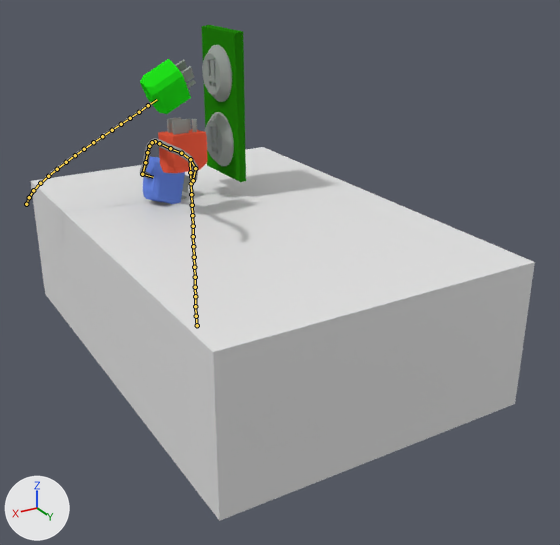
The Blender file Assets/Custom Assets/power_strip_with_plugs_r2.blend: old version first, new version second.
Both versions are drawn from a camera (50 mm lens) standing at (5.44, 10.36, 3.45) and looking at (0.36, 1.9, -0.78). The lights are fixed; the arrows at lower left show +X, +Y and +Z. The bones that bend it are drawn over the model as lines.

Objects in the first picture: 'Cylinder', 'Desktop Plughead', 'Light Plug', 'Light Plughead', 'Monitor Plug', 'Monitor Plughead', 'Outlets', 'Outlets_Socket MOunt', 'ground'.
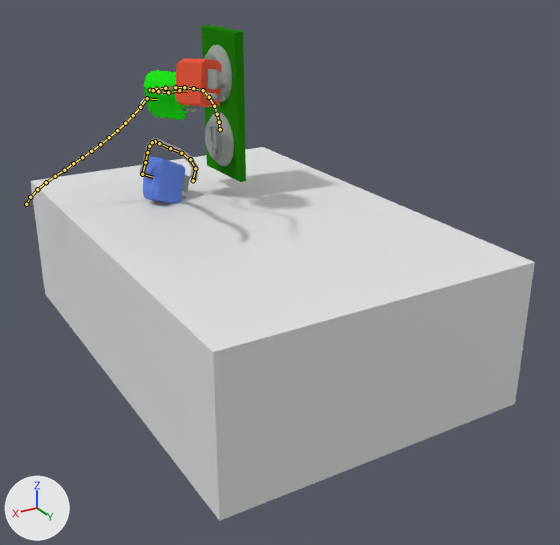
Commit message: Getting there w the plugs...

The newer file adds an action. The first version stands in its rest pose; the second is drawn at frame 42 of the action 'Light BonesAction.004'.

Changed parts and their boxes [x1, y1, x2, y2] in the pictures (560 x 545 px):
```json
{"object": "Monitor Plughead", "change": "posed", "before": [158, 117, 207, 173], "after": [175, 58, 228, 107], "on screen": "8% wider, 12% shorter"}
{"object": "Light Plughead", "change": "posed", "before": [140, 59, 196, 114], "after": [143, 70, 197, 120], "on screen": "9% shorter"}
{"object": "Light Plug", "change": "posed", "before": [25, 102, 153, 206], "after": [25, 98, 146, 206]}
{"object": "Monitor Plug", "change": "posed", "before": [189, 171, 194, 213], "after": [149, 86, 222, 132]}
{"bone": "Bone.015", "before": "(148, 105) to (157, 99)", "after": "(147, 98) to (157, 99)"}
{"bone": "Bone", "before": "(197, 325) to (196, 316)", "after": "(220, 129) to (219, 122)"}
{"bone": "Bone.012", "before": "(195, 296) to (195, 287)", "after": "(214, 106) to (209, 97)"}
{"bone": "Bone.003", "before": "(195, 287) to (195, 277)", "after": "(209, 97) to (203, 90)"}
{"bone": "Bone.010", "before": "(195, 277) to (194, 267)", "after": "(203, 90) to (193, 88)"}
{"bone": "Bone.002", "before": "(193, 246) to (193, 236)", "after": "(175, 87) to (165, 88)"}
{"bone": "Bone.013", "before": "(192, 215) to (192, 205)", "after": "(150, 90) to (153, 90)"}
{"bone": "Bone.011", "before": "(191, 194) to (191, 183)", "after": "(158, 91) to (168, 92)"}
{"bone": "Bone.008", "before": "(191, 183) to (190, 172)", "after": "(168, 92) to (179, 90)"}
{"bone": "Bone.015", "before": "(190, 172) to (190, 161)", "after": "(179, 90) to (187, 91)"}
```

Scene script edits in JSON lines:
```json
{"block": "bone_bone_015", "where": "bone_bone_015 = bpy.data.objects['Light Bones'].pose.bones['Bone.015']  # child of 'Bone.008'"}
{"op": "set", "path": "bone_bone_015.rotation_quaternion", "old": "(1.0, 0.0, 0.0, 0.0)", "new": "(0.773, -0.581, -0.243, 0.078)", "note": "degrees (0, 0, 0) -> degrees (-78, -17, 25)"}
{"block": "bone_bone", "where": "bone_bone = bpy.data.objects['Monitor Bones'].pose.bones['Bone']"}
{"op": "set", "path": "bone_bone.location", "old": "(0.0, 0.0, 0.0)", "new": "(-1.23, 10.67, -9.43)"}
{"op": "set", "path": "bone_bone.rotation_quaternion", "old": "(1.0, 0.0, 0.0, 0.0)", "new": "(0.834, 0.386, 0.068, 0.388)", "note": "degrees (0, 0, 0) -> degrees (45, -11, 45)"}
{"block": "bone_bone_012", "where": "bone_bone_012 = bpy.data.objects['Monitor Bones'].pose.bones['Bone.012']  # child of 'Bone.005'"}
{"op": "set", "path": "bone_bone_012.rotation_quaternion", "old": "(1.0, 0.0, 0.0, 0.0)", "new": "(0.995, -0.01, -0.014, -0.102)", "note": "degrees (0, 0, 0) -> degrees (-1, -2, -12)"}
{"block": "bone_bone_003", "where": "bone_bone_003 = bpy.data.objects['Monitor Bones'].pose.bones['Bone.003']  # child of 'Bone.012'"}
{"op": "set", "path": "bone_bone_003.rotation_quaternion", "old": "(1.0, 0.0, 0.0, 0.0)", "new": "(0.966, 0.057, 0.245, 0.053)", "note": "degrees (0, 0, 0) -> degrees (9, 28, 9)"}
{"block": "bone_bone_010", "where": "bone_bone_010 = bpy.data.objects['Monitor Bones'].pose.bones['Bone.010']  # child of 'Bone.003'"}
{"op": "set", "path": "bone_bone_010.rotation_quaternion", "old": "(1.0, 0.0, 0.0, 0.0)", "new": "(1.76, 0.333, -0.233, -0.027)", "note": "degrees (0, 0, 0) -> degrees (22, -14, -5)"}
{"block": "bone_bone_002", "where": "bone_bone_002 = bpy.data.objects['Monitor Bones'].pose.bones['Bone.002']  # child of 'Bone.014'"}
{"op": "set", "path": "bone_bone_002.rotation_quaternion", "old": "(1.0, 0.0, 0.0, 0.0)", "new": "(0.989, 0.083, -0.01, -0.124)", "note": "degrees (0, 0, 0) -> degrees (10, 0, -14)"}
{"block": "bone_bone_013", "where": "bone_bone_013 = bpy.data.objects['Monitor Bones'].pose.bones['Bone.013']  # child of 'Bone.006'"}
{"op": "set", "path": "bone_bone_013.rotation_quaternion", "old": "(1.0, 0.0, 0.0, 0.0)", "new": "(0.963, -0.15, 0.019, 0.224)", "note": "degrees (0, 0, 0) -> degrees (-16, 6, 25)"}
{"block": "bone_bone_011", "where": "bone_bone_011 = bpy.data.objects['Monitor Bones'].pose.bones['Bone.011']  # child of 'Bone.004'"}
{"op": "set", "path": "bone_bone_011.rotation_quaternion", "old": "(1.0, 0.0, 0.0, 0.0)", "new": "(0.99, -0.076, 0.067, 0.095)", "note": "degrees (0, 0, 0) -> degrees (-8, 8, 10)"}
{"block": "bone_bone_008", "where": "bone_bone_008 = bpy.data.objects['Monitor Bones'].pose.bones['Bone.008']  # child of 'Bone.011'"}
{"op": "set", "path": "bone_bone_008.rotation_quaternion", "old": "(1.0, 0.0, 0.0, 0.0)", "new": "(0.956, -0.242, -0.106, 0.127)", "note": "degrees (0, 0, 0) -> degrees (-30, -8, 17)"}
{"block": "bone_bone_015_", "where": "bone_bone_015_ = bpy.data.objects['Monitor Bones'].pose.bones['Bone.015']  # child of 'Bone.008'"}
{"op": "set", "path": "bone_bone_015_.rotation_quaternion", "old": "(1.0, 0.0, 0.0, 0.0)", "new": "(0.849, -0.193, 0.432, 0.236)", "note": "degrees (0, 0, 0) -> degrees (-13, 55, 24)"}
```
